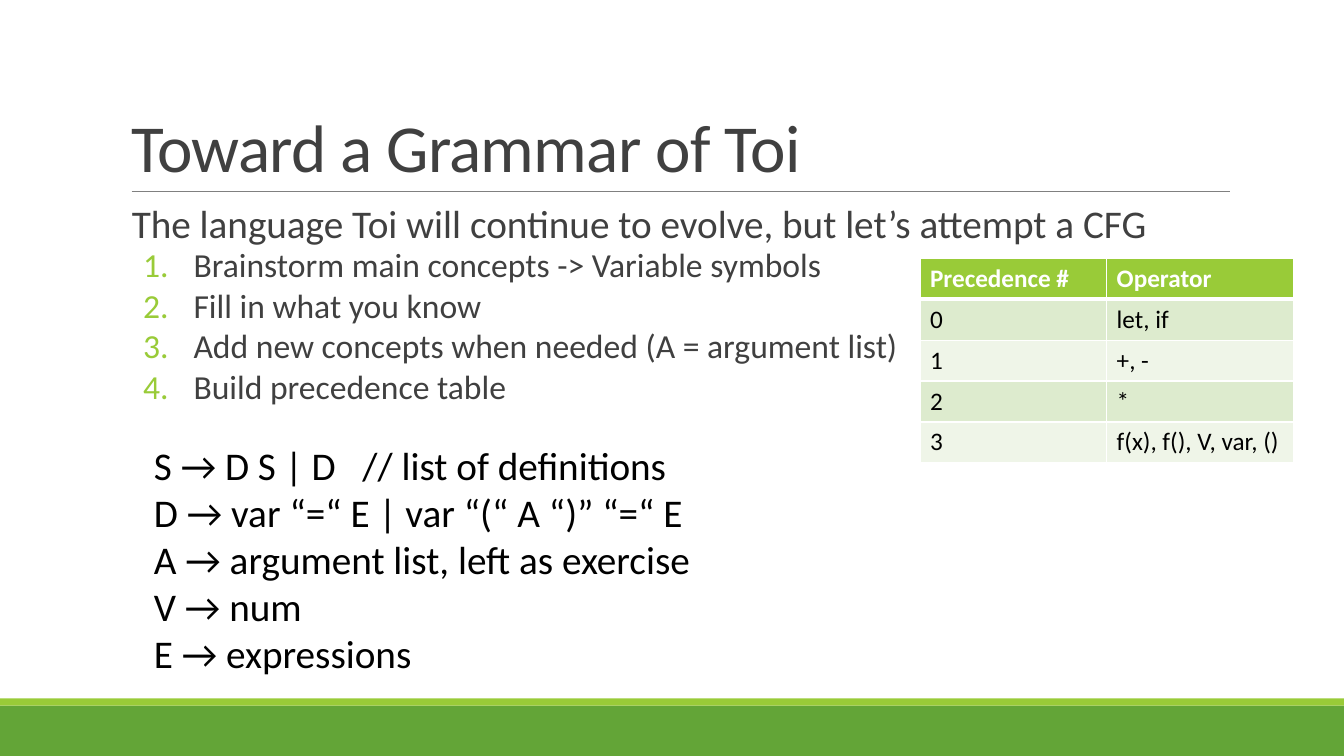
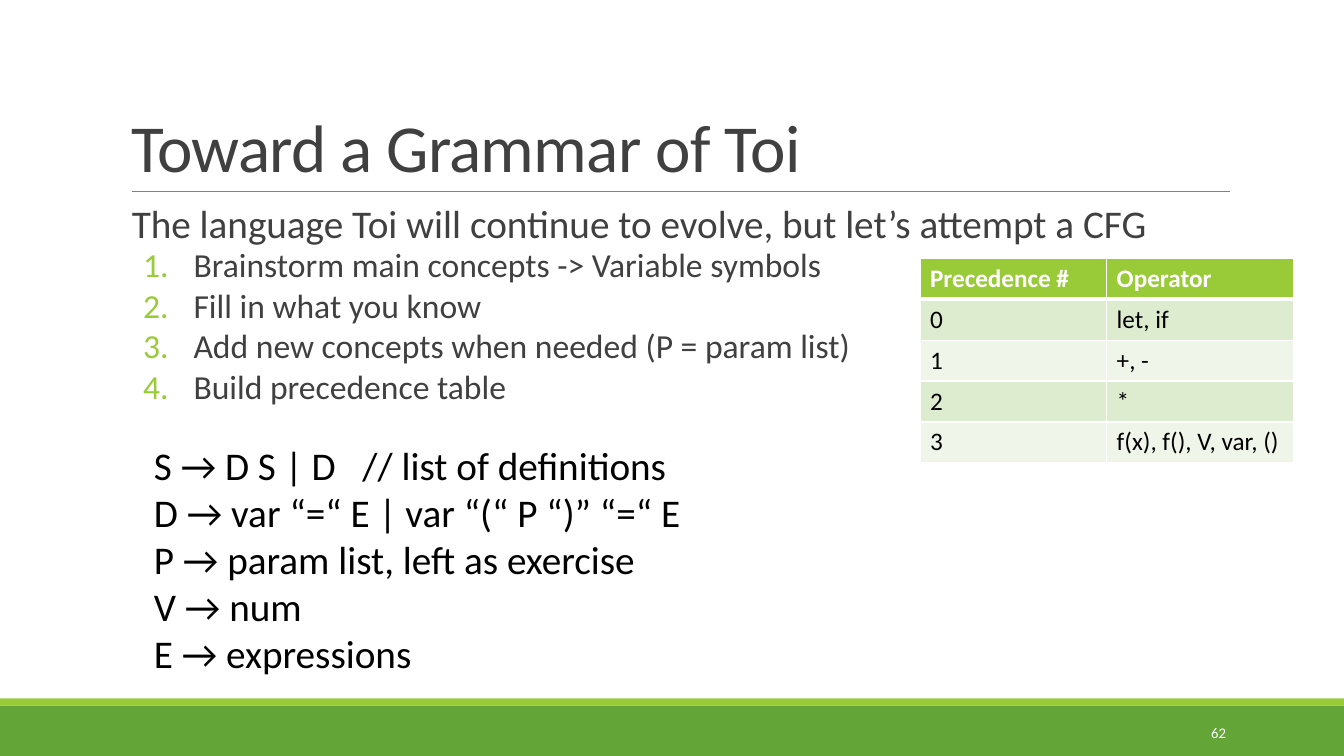
Before and after one commit to rbohrer/pl-course, a slide deck: slide 62 of LectureSlides/03Parsing.pptx (slide 66 before the commit). Drawn at 1344x756 pixels with LibreOffice and Linux fonts; fonts in the diff are those of the drawing. Boxes give left, top, right and bottom in pixels: in the first picture for what was removed or moved away, otherwise in the second. Text is boxed around its words. In the diff, an @@ line names an element or a change of style, - is before the commit and + after.

```diff
--- a/LectureSlides/03Parsing.pptx
+++ b/LectureSlides/03Parsing.pptx
@@ text at (194, 333, 850, 364): text changed @@
-  3. Add new concepts when needed (A = argument list)
+  3. Add new concepts when needed (P = param list)
@@ text at (154, 452, 680, 675): text changed @@
-S → D S | D // list of definitions
-D → var “=“ E | var “(“ A “)” “=“ E
-A → argument list, left as exercise
-V → num
-E → expressions
+S → D S | D // list of definitions
+D → var “=“ E | var “(“ P “)” “=“ E
+P → param list, left as exercise
+V → num
+E → expressions
@@ page number added at (1211, 728, 1226, 738), 10.5 pt, text #FFFFFF @@
+62
```
Also in this commit, not shown: 66 other slides changed, 5 slides added, 4 other files.
